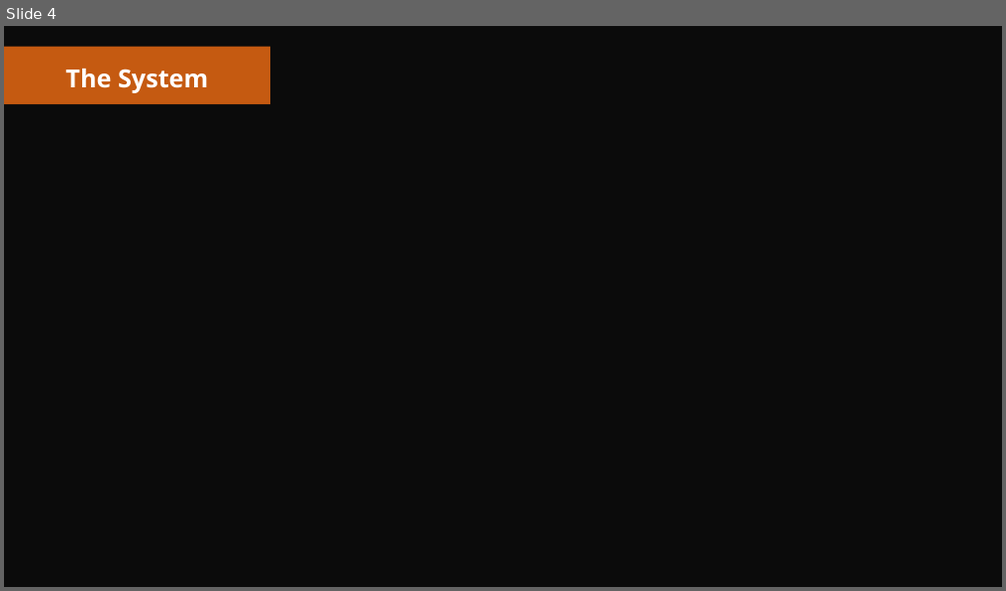
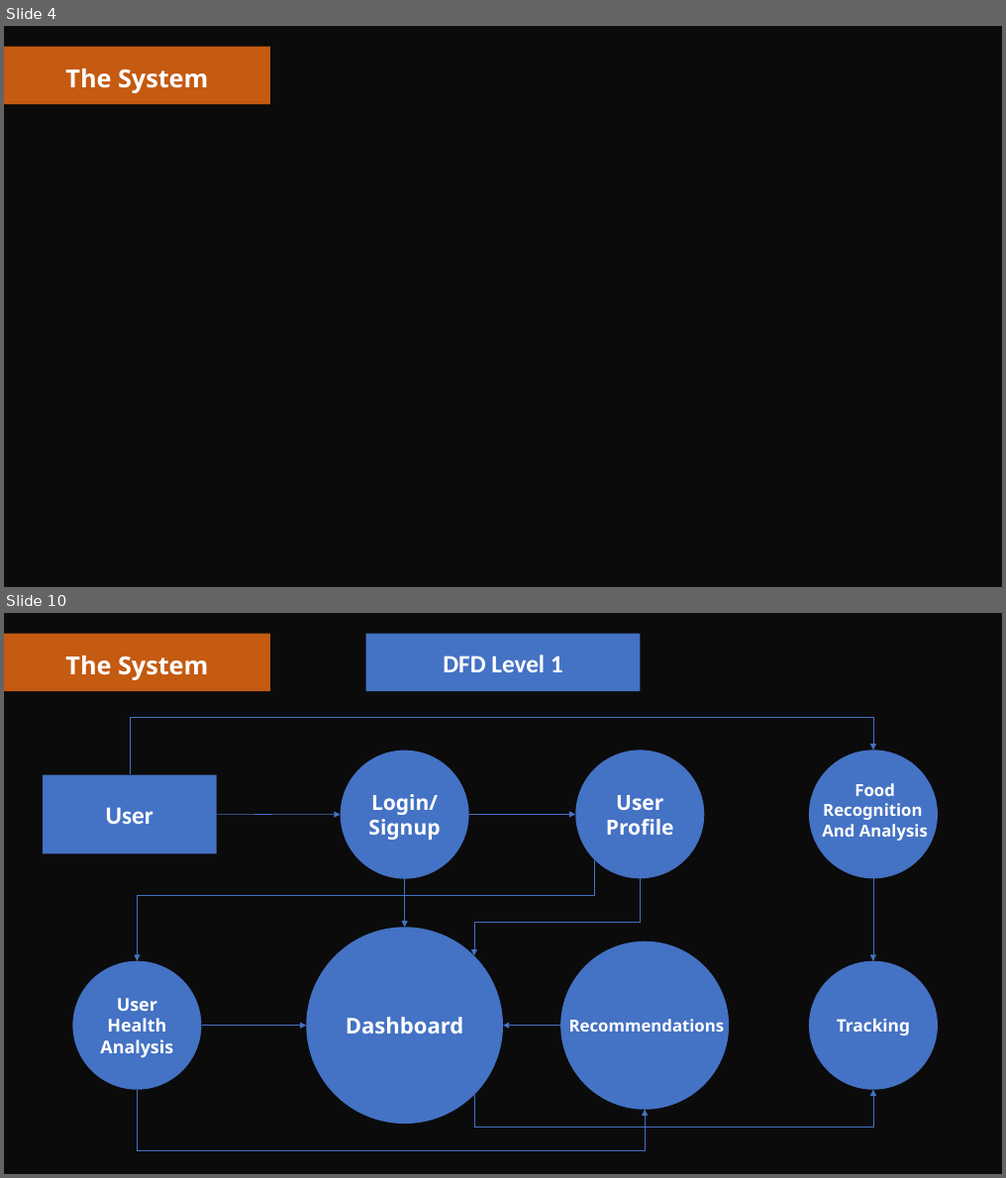
Before and after one commit to vishnuhidesh/FitFuel, a slide deck: Second Review.pptx. Shown one above the other, each under a label of ours: slide 4 before the commit, slides 4 and 10 after it; the slides between them are not shown. The pictures are 1006x591 and 1006x1178 pixels, drawn with LibreOffice and Linux fonts; fonts in the diff are those of the drawing; background and template pictures are left out; a plain dark background stands for a picture behind light text. Boxes give left, top, right and bottom in pixels: in the first picture for what was removed or moved away, otherwise in the second. Text is boxed around its words. In the diff, an @@ line names an element or a change of style, - is before the commit and + after.

Commit message:
DFD Level 1

```diff
--- a/Second Review.pptx
+++ b/Second Review.pptx
@@ slide 10 added at bbox=[4, 613, 1002, 1174], background picture (left out) @@
@@ rectangle added at bbox=[4, 613, 1002, 1174], fill #000000 at 72% opacity @@
@@ rectangle added at bbox=[4, 633, 270, 691], fill #C55A11 @@
@@ rectangle added at bbox=[366, 633, 641, 691], fill #4472C4 @@
@@ text added at bbox=[65, 656, 208, 680], 24 pt, text #FFFFFF, bold @@
+The System
@@ text added at bbox=[443, 655, 563, 672], 24 pt, text #FFFFFF, bold @@
+DFD Level 1
@@ elbow arrow added from (130, 774) to (873, 750), #4472C4 0.5 pt @@
@@ ellipse added at bbox=[341, 750, 469, 878], fill #4472C4, 20 pt, text #FFFFFF, bold @@
+Login/Signup
@@ ellipse added at bbox=[576, 750, 705, 878], fill #4472C4, 20 pt, text #FFFFFF, bold @@
+User Profile
@@ ellipse added at bbox=[809, 750, 938, 878], fill #4472C4 @@
@@ rectangle added at bbox=[43, 774, 217, 854], fill #4472C4, 24 pt, text #FFFFFF, bold @@
+User
@@ text added at bbox=[822, 783, 928, 841], 16 pt, text #FFFFFF, bold @@
+Food
+Recognition
+And Analysis
@@ arrow added from (217, 814) to (341, 814), #4472C4 0.5 pt @@
@@ arrow added from (469, 814) to (576, 814), #4472C4 0.5 pt @@
@@ elbow arrow added from (595, 861) to (138, 961), #4472C4 0.5 pt @@
@@ arrow added from (405, 878) to (405, 928), #4472C4 0.5 pt @@
@@ elbow arrow added from (641, 878) to (474, 956), #4472C4 0.5 pt @@
@@ arrow added from (873, 878) to (873, 961), #4472C4 0.5 pt @@
@@ ellipse added at bbox=[307, 928, 503, 1124], fill #4472C4, 21 pt, text #FFFFFF, bold @@
+Dashboard
@@ ellipse added at bbox=[73, 961, 202, 1090], fill #4472C4, 17 pt, text #FFFFFF, bold @@
+User Health Analysis
@@ ellipse added at bbox=[561, 942, 730, 1110], fill #4472C4 @@
@@ ellipse added at bbox=[809, 961, 938, 1090], fill #4472C4, 16.5 pt, text #FFFFFF, bold @@
+Tracking
@@ arrow added from (202, 1026) to (307, 1026), #4472C4 0.5 pt @@
@@ arrow added from (561, 1026) to (503, 1026), #4472C4 0.5 pt @@
@@ text added at bbox=[569, 1019, 724, 1032], 16 pt, text #FFFFFF, bold @@
+Recommendations
@@ elbow arrow added from (138, 1090) to (645, 1110), #4472C4 0.5 pt @@
@@ elbow arrow added from (474, 1095) to (873, 1090), #4472C4 0.5 pt @@
```
Also in this commit, not shown: 2 slides changed, 3 other slides added, 3 other files.
